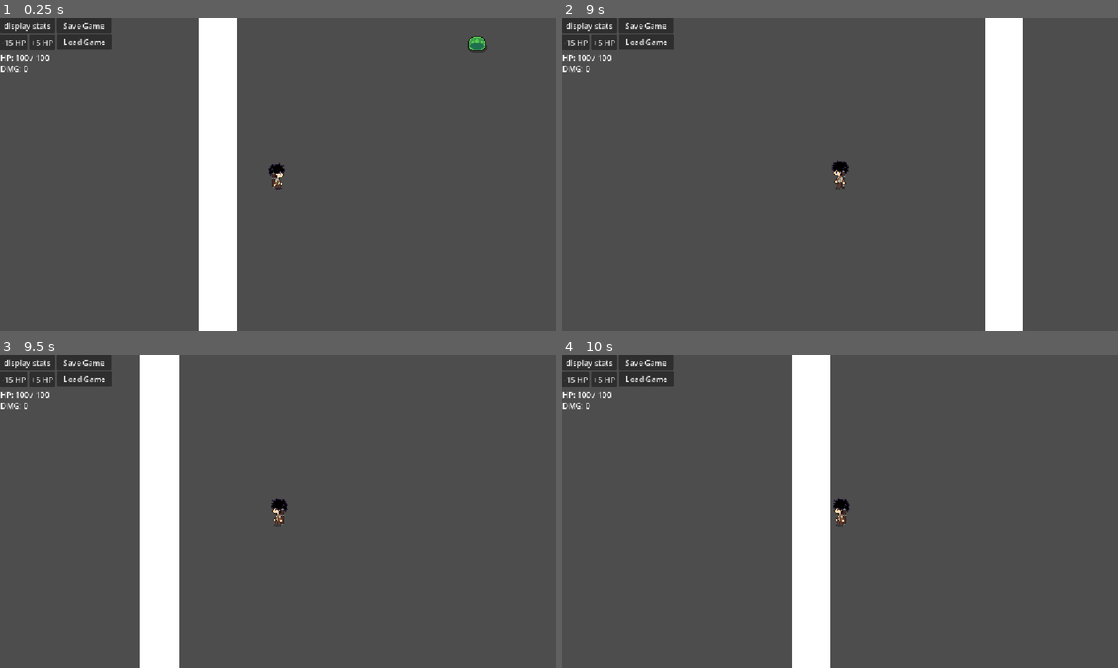
Above: before the commit, frames 1-4 (two rows, left to right).
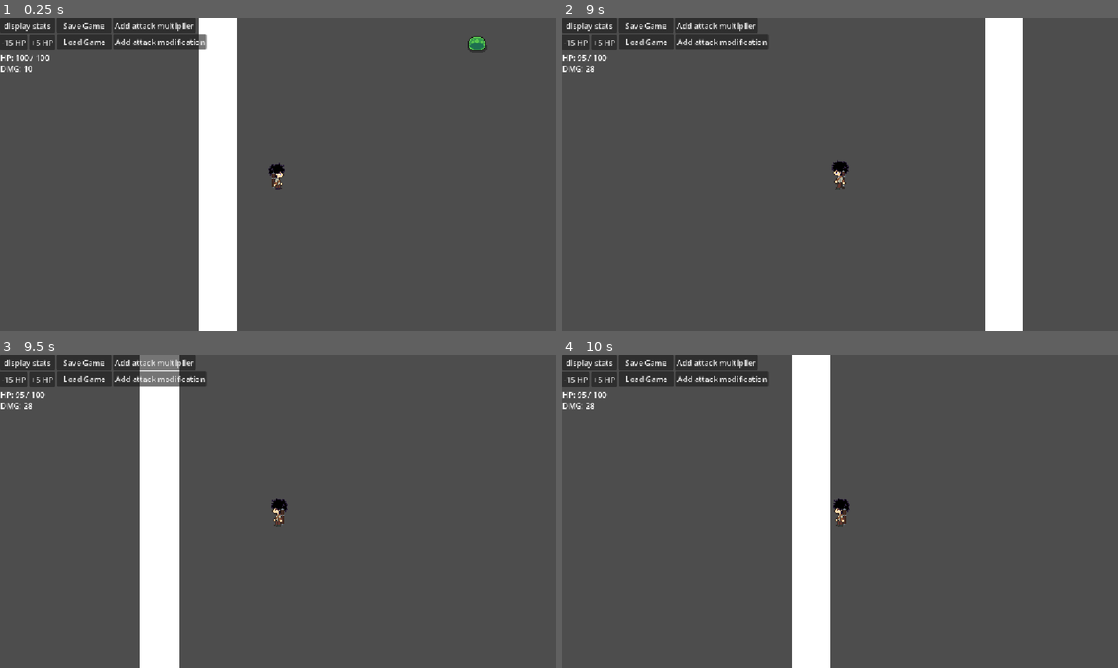
Above: after the commit, the same moments.

Repository: smymrr/Echeos-of-The-Veil
Game: Godot game, scene res://scenes/main.tscn
Two runs of this game, one before a commit and one after it. Both use one fixed random seed, a clock stepped at 60 frames per second and the inputs below.
Inputs (mouse positions are in pixels of both pictures, inside the frame that each line leads up to):
- Up to frame 1 (0.25 s): no input
- Up to frame 2 (9 s): click "display stats" at 0.5 s; click "Save Game" at 1.25 s; click "Load Game" at 2 s; click "-15 HP" at 2.75 s; click (717, 24) at 3.5 s, where only the run after the commit has a clickable "Add attack multiplier"; click "+5 HP" at 4.25 s; click (723, 43) at 5 s, where only the run after the commit has a clickable "Add attack modification"; move the mouse to (962, 158) at 5.77 s; hold D (move_right) 5.78-6.53 s; tap Q (dash) at 5.85, 7.35, 8.85 s; move the mouse to (728, 190) at 6.52 s; hold S (move_down) 6.53-7.28 s; click (728, 190) at 6.6 s; move the mouse to (895, 105) at 7.27 s; hold D (move_right) 7.28-8.03 s; move the mouse to (812, 237) at 8.02 s; hold W (move_up) 8.03-8.78 s; click (812, 237) at 8.1 s; tap Enter at 8.75 s; move the mouse to (1006, 221) at 8.77 s; hold A (move_left) from 8.78 s (still down)
- Up to frame 3 (9.5 s): keep holding A (move_left)
- Up to frame 4 (10 s): keep holding A (move_left); move the mouse to (673, 464) at 9.52 s; click (673, 464) at 9.6 s

The runs differ from the first frame. In frame 1, 1.5% of the frame differs, in the area x 4-38%, y 0-18%; in frame 2, 1.5%; in frame 3, 1.6%, in the area x 2-37%, y 0-18%; in frame 4, 1.5%.

Commit message:
add tool modifier

Diff:
--- /dev/null
+++ b/scenes/add_attack_modif.gd
@@ -0,0 +1,11 @@
+extends Button
+
+var modif_num = 1
+
+func _ready() -> void:
+	pressed.connect(_on_pressed)
+
+func _on_pressed() -> void:
+	print("Nambah 2 poin attack")
+	PlayerData.add_modifier(PlayerData.attack_modifiers, "add_modif" + str(modif_num), 2.0)
+	modif_num += 1
--- /dev/null
+++ b/scenes/button.gd
@@ -0,0 +1,11 @@
+extends Button
+
+var modif_num = 1
+
+func _ready() -> void:
+	pressed.connect(_on_pressed)
+
+func _on_pressed() -> void:
+	print("Kali 2 poin attack")
+	PlayerData.add_modifier(PlayerData.attack_modifiers, "multi_modif" + str(modif_num), 2.0)
+	modif_num += 1
--- /dev/null
+++ b/scenes/damage_display.gd
@@ -0,0 +1,10 @@
+extends Label
+
+func _ready() -> void:
+	_update()
+
+func _update() -> void:
+	text = "DMG: " + str(PlayerData.get_attack())
+
+func _process(delta: float) -> void:
+	_update()
--- /dev/null
+++ b/scenes/load_game.gd
@@ -0,0 +1,11 @@
+extends Button
+
+func _ready() -> void:
+	pressed.connect(_on_pressed)
+
+func _on_pressed() -> void:
+	var save := PlayerData.load_game()
+	if (save == true):
+		print("loaded")
+	else:
+		print("failed to load")
--- a/scenes/stats_ui.tscn
+++ b/scenes/stats_ui.tscn
@@ -3,9 +3,12 @@
 [ext_resource type="Script" uid="uid://p0siu1u08ox1" path="res://scripts/ui/display_stats.gd" id="1_60ac8"]
 [ext_resource type="Script" uid="uid://cy8vq05v6dsy7" path="res://scripts/ui/save_game.gd" id="1_ieq6q"]
 [ext_resource type="Script" uid="uid://colx00i700ood" path="res://scripts/ui/decrease_hp.gd" id="2_nv28q"]
-[ext_resource type="Script" uid="uid://tcgu2j5po40w" path="res://scripts/player/load_game.gd" id="2_vgjwo"]
+[ext_resource type="Script" uid="uid://dhykuef60slkn" path="res://scenes/load_game.gd" id="2_xfvx6"]
 [ext_resource type="Script" uid="uid://cfq6jh0iktwgu" path="res://scripts/ui/increase_hp.gd" id="3_ieq6q"]
+[ext_resource type="Script" uid="uid://cebl43roggxl8" path="res://scenes/button.gd" id="3_xfvx6"]
 [ext_resource type="Script" uid="uid://bp7ycabs04k4a" path="res://scripts/ui/hp_display.gd" id="4_nv28q"]
+[ext_resource type="Script" uid="uid://dlnsh6ifafiri" path="res://scenes/add_attack_modif.gd" id="5_y684s"]
+[ext_resource type="Script" uid="uid://d20pqweeyj1u" path="res://scenes/damage_display.gd" id="7_gl8ic"]
 
 [node name="Control" type="Control" unique_id=1676327586]
 layout_mode = 3
@@ -17,6 +20,29 @@
 
 [node name="CanvasLayer" type="CanvasLayer" parent="." unique_id=1052367823]
 
+[node name="SaveGame" type="MarginContainer" parent="CanvasLayer" unique_id=784654641]
+offset_left = 117.0
+offset_right = 231.0
+offset_bottom = 31.0
+metadata/_edit_group_ = true
+
+[node name="Button" type="Button" parent="CanvasLayer/SaveGame" unique_id=1260436904]
+layout_mode = 2
+text = "Save Game"
+script = ExtResource("1_ieq6q")
+
+[node name="LoadGame" type="MarginContainer" parent="CanvasLayer" unique_id=2085733310]
+offset_left = 118.0
+offset_top = 34.0
+offset_right = 232.0
+offset_bottom = 65.0
+metadata/_edit_group_ = true
+
+[node name="Button" type="Button" parent="CanvasLayer/LoadGame" unique_id=1372744540]
+layout_mode = 2
+text = "Load Game"
+script = ExtResource("2_xfvx6")
+
 [node name="DisplayStats" type="MarginContainer" parent="CanvasLayer" unique_id=1502321389]
 offset_right = 114.0
 offset_bottom = 31.0
@@ -27,28 +53,28 @@
 text = "display stats"
 script = ExtResource("1_60ac8")
 
-[node name="SaveGame" type="MarginContainer" parent="CanvasLayer" unique_id=2122719787]
-offset_left = 117.0
-offset_right = 231.0
+[node name="AddAttackMulti" type="MarginContainer" parent="CanvasLayer" unique_id=2122719787]
+offset_left = 234.0
+offset_right = 348.0
 offset_bottom = 31.0
 metadata/_edit_group_ = true
 
-[node name="Button" type="Button" parent="CanvasLayer/SaveGame" unique_id=1959568776]
+[node name="Button" type="Button" parent="CanvasLayer/AddAttackMulti" unique_id=1959568776]
 layout_mode = 2
-text = "Save Game"
-script = ExtResource("1_ieq6q")
+text = "Add attack multiplier"
+script = ExtResource("3_xfvx6")
 
-[node name="LoadGame" type="MarginContainer" parent="CanvasLayer" unique_id=1631879970]
-offset_left = 118.0
+[node name="AddAttackModif" type="MarginContainer" parent="CanvasLayer" unique_id=1068072129]
+offset_left = 235.0
 offset_top = 34.0
-offset_right = 232.0
+offset_right = 376.0
 offset_bottom = 65.0
 metadata/_edit_group_ = true
 
-[node name="Button" type="Button" parent="CanvasLayer/LoadGame" unique_id=1198357477]
+[node name="Button" type="Button" parent="CanvasLayer/AddAttackModif" unique_id=650279913]
 layout_mode = 2
-text = "Load Game"
-script = ExtResource("2_vgjwo")
+text = "Add attack modification"
+script = ExtResource("5_y684s")
 
 [node name="DecreaseHP" type="MarginContainer" parent="CanvasLayer" unique_id=863223419]
 offset_left = -1.0
@@ -90,3 +116,4 @@
 offset_bottom = 116.0
 text = "DMG: 0"
 justification_flags = 171
+script = ExtResource("7_gl8ic")
--- a/scripts/global/player_data.gd
+++ b/scripts/global/player_data.gd
@@ -48,30 +48,50 @@
 
 # Getter
 func get_max_health() -> int:
-	return int(base_max_health * _total_multiplier(max_health_modifiers))
+	var flat_bonus: int = int(_get_flat_bonus(max_health_modifiers))
+	var multi_bonus: float = _get_multiplier(max_health_modifiers)
+
+	return (int(base_max_health + flat_bonus) * multi_bonus)
 
 func get_attack() -> int:
-	return int(base_attack * _total_multiplier(attack_modifiers))
+	var flat_bonus: int = int(_get_flat_bonus(attack_modifiers))
+	var multi_bonus: float = _get_multiplier(attack_modifiers)
+
+	return (int(base_attack + flat_bonus) * multi_bonus)
 
 func get_defense() -> int:
-	return int(base_defense * _total_multiplier(defense_modifiers))
+	var flat_bonus: int = int(_get_flat_bonus(defense_modifiers))
+	var multi_bonus: float = _get_multiplier(defense_modifiers)
+
+	return (int(base_defense + flat_bonus) * multi_bonus)
 
 func get_speed() -> float:
-	return base_speed * _total_multiplier(speed_modifiers)
+	var flat_bonus: int = int(_get_flat_bonus(speed_modifiers))
+	var multi_bonus: float = _get_multiplier(speed_modifiers)
+
+	return (int(base_speed + flat_bonus) * multi_bonus)
 
 # Modification
-func add_modifier(stat_dict: Dictionary, source: String, multiplier: float) -> void:
-	stat_dict[source] = multiplier
+func add_modifier(stat_dict: Dictionary, source: String, modifier: float) -> void:
+	stat_dict[source] = modifier
 	stats_changed.emit()
 
 func remove_modifier(stat_dict: Dictionary, source: String) -> void:
 	stat_dict.erase(source)
 	stats_changed.emit()
 
-func _total_multiplier(modifiers: Dictionary) -> float:
+func _get_flat_bonus(modifiers: Dictionary) -> float:
+	var total: float = 0.0
+	for mod in modifiers:
+		if mod.contains("add"):
+			total += modifiers[mod]
+	return total
+
+func _get_multiplier(modifiers: Dictionary) -> float:
 	var total := 1.0
-	for mod in modifiers.values():
-		total *= mod
+	for mod in modifiers:
+		if mod.contains("multi"):
+			total *= modifiers[mod]
 	return total
 
 # Saving
Not shown, added: scenes/add_attack_modif.gd.uid
Not shown, added: scenes/button.gd.uid
Not shown, added: scenes/damage_display.gd.uid
Not shown, added: scenes/load_game.gd.uid
